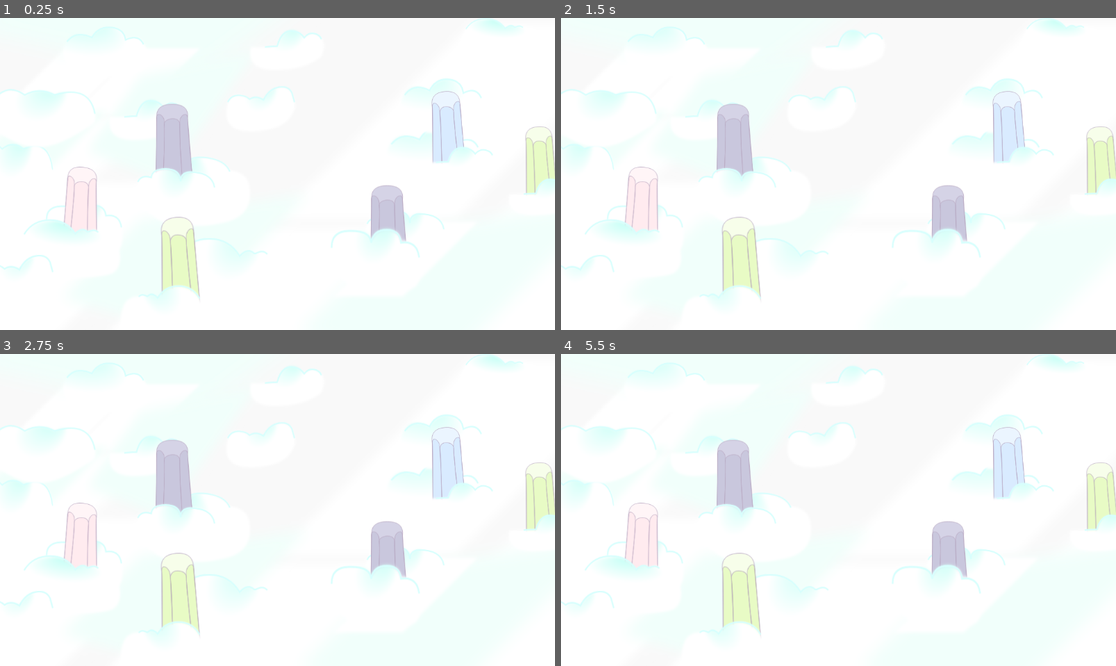
Above: before the commit, frames 1-4 (two rows, left to right).
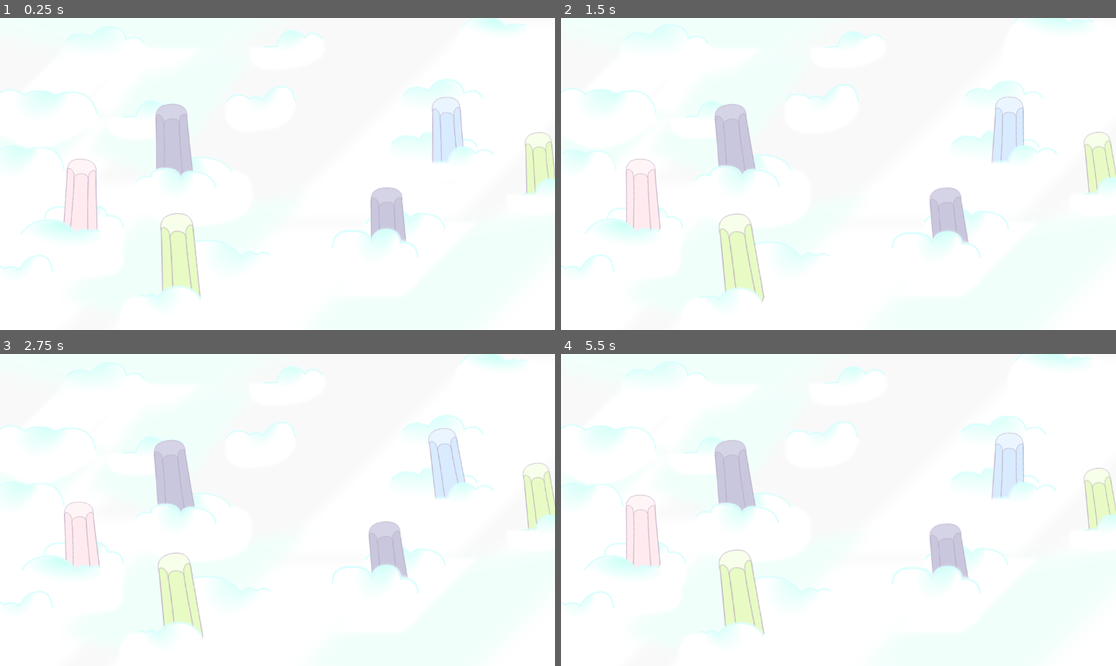
Above: after the commit, the same moments.

Repository: Mumussauro/MisteryPhantasy
Game: Godot game, scene res://Tiles/fundo Pronto.tscn
The game is run twice, just before and just after one commit, with the same random seed, the same clock (stepped at 60 frames per second) and the same inputs. This scene is started directly instead of the project's main scene.
Inputs:
- Up to frame 1 (0.25 s): no input
- Up to frame 2 (1.5 s): tap D (andar_dir) at 0.6 s; tap Enter at 1.25 s; tap A (andar_esq) at 1.35 s
- Up to frame 3 (2.75 s): tap Up (subir_) at 2.1 s
- Up to frame 4 (5.5 s): tap D (andar_dir) at 2.85, 5.1 s; tap A (andar_esq) at 3.6 s; tap Up (subir_) at 4.35 s; tap Space at 5 s

The runs differ from the first frame. In frame 1, 1.0% of the frame differs, in the area x 0-100%, y 0-90%; in frame 2, 2.3%, in the area x 0-100%, y 0-91%; in frame 3, 1.5%; in frame 4, 1.9%.

Commit message:
Modificações no fundo

Diff:
--- a/Burim/burim.tscn
+++ b/Burim/burim.tscn
@@ -5,6 +5,46 @@
 
 [sub_resource type="RectangleShape2D" id="RectangleShape2D_oqk2e"]
 size = Vector2(18, 42)
+
+[sub_resource type="Animation" id="Animation_qkyuf"]
+resource_name = "Attack"
+length = 0.6
+tracks/0/type = "value"
+tracks/0/imported = false
+tracks/0/enabled = true
+tracks/0/path = NodePath("Burim:hframes")
+tracks/0/interp = 1
+tracks/0/loop_wrap = true
+tracks/0/keys = {
+"times": PackedFloat32Array(0),
+"transitions": PackedFloat32Array(1),
+"update": 0,
+"values": [6]
+}
+tracks/1/type = "value"
+tracks/1/imported = false
+tracks/1/enabled = true
+tracks/1/path = NodePath("Burim:vframes")
+tracks/1/interp = 1
+tracks/1/loop_wrap = true
+tracks/1/keys = {
+"times": PackedFloat32Array(0),
+"transitions": PackedFloat32Array(1),
+"update": 0,
+"values": [3]
+}
+tracks/2/type = "value"
+tracks/2/imported = false
+tracks/2/enabled = true
+tracks/2/path = NodePath("Burim:frame")
+tracks/2/interp = 1
+tracks/2/loop_wrap = true
+tracks/2/keys = {
+"times": PackedFloat32Array(0, 0.1, 0.2, 0.3, 0.4, 0.5),
+"transitions": PackedFloat32Array(1, 1, 1, 1, 1, 1),
+"update": 0,
+"values": [12, 13, 14, 15, 16, 17]
+}
 
 [sub_resource type="Animation" id="Animation_utopa"]
 resource_name = "Idle"
@@ -127,46 +167,6 @@
 "values": [6, 7, 8, 9, 10, 11]
 }
 
-[sub_resource type="Animation" id="Animation_qkyuf"]
-resource_name = "Attack"
-length = 0.6
-tracks/0/type = "value"
-tracks/0/imported = false
-tracks/0/enabled = true
-tracks/0/path = NodePath("Burim:hframes")
-tracks/0/interp = 1
-tracks/0/loop_wrap = true
-tracks/0/keys = {
-"times": PackedFloat32Array(0),
-"transitions": PackedFloat32Array(1),
-"update": 0,
-"values": [6]
-}
-tracks/1/type = "value"
-tracks/1/imported = false
-tracks/1/enabled = true
-tracks/1/path = NodePath("Burim:vframes")
-tracks/1/interp = 1
-tracks/1/loop_wrap = true
-tracks/1/keys = {
-"times": PackedFloat32Array(0),
-"transitions": PackedFloat32Array(1),
-"update": 0,
-"values": [3]
-}
-tracks/2/type = "value"
-tracks/2/imported = false
-tracks/2/enabled = true
-tracks/2/path = NodePath("Burim:frame")
-tracks/2/interp = 1
-tracks/2/loop_wrap = true
-tracks/2/keys = {
-"times": PackedFloat32Array(0, 0.1, 0.2, 0.3, 0.4, 0.5),
-"transitions": PackedFloat32Array(1, 1, 1, 1, 1, 1),
-"update": 0,
-"values": [12, 13, 14, 15, 16, 17]
-}
-
 [sub_resource type="AnimationLibrary" id="AnimationLibrary_fuhx3"]
 _data = {
 "Attack": SubResource("Animation_qkyuf"),
--- a/Tiles/fundo Pronto.tscn
+++ b/Tiles/fundo Pronto.tscn
@@ -1402,6 +1402,7 @@
 [node name="Montanhas" type="Node" parent="Fundo"]
 
 [node name="MontanhaFlutuar" type="AnimationPlayer" parent="Fundo/Montanhas"]
+autoplay = "MontanhasFlutuantes"
 libraries = {
 "": SubResource("AnimationLibrary_jmqhw")
 }
@@ -1441,6 +1442,7 @@
 [node name="Nuvens 1" type="Node2D" parent="Fundo/Nuvens"]
 
 [node name="FlutuanciaNuvens" type="AnimationPlayer" parent="Fundo/Nuvens/Nuvens 1"]
+autoplay = "Flutuancia"
 speed_scale = -2.46
 libraries = {
 "": SubResource("AnimationLibrary_i7qay")
@@ -1482,6 +1484,7 @@
 [node name="Nuvens 2" type="Node2D" parent="Fundo/Nuvens"]
 
 [node name="Flutuancia 2" type="AnimationPlayer" parent="Fundo/Nuvens/Nuvens 2"]
+autoplay = "Flutuancia2"
 speed_scale = -2.46
 libraries = {
 "": SubResource("AnimationLibrary_qgyps")
@@ -1525,6 +1528,7 @@
 [node name="Nuvens 3" type="Node2D" parent="Fundo/Nuvens"]
 
 [node name="Flutuancia 3" type="AnimationPlayer" parent="Fundo/Nuvens/Nuvens 3"]
+autoplay = "Flutuancia4"
 speed_scale = -2.46
 libraries = {
 "": SubResource("AnimationLibrary_25f5q")
